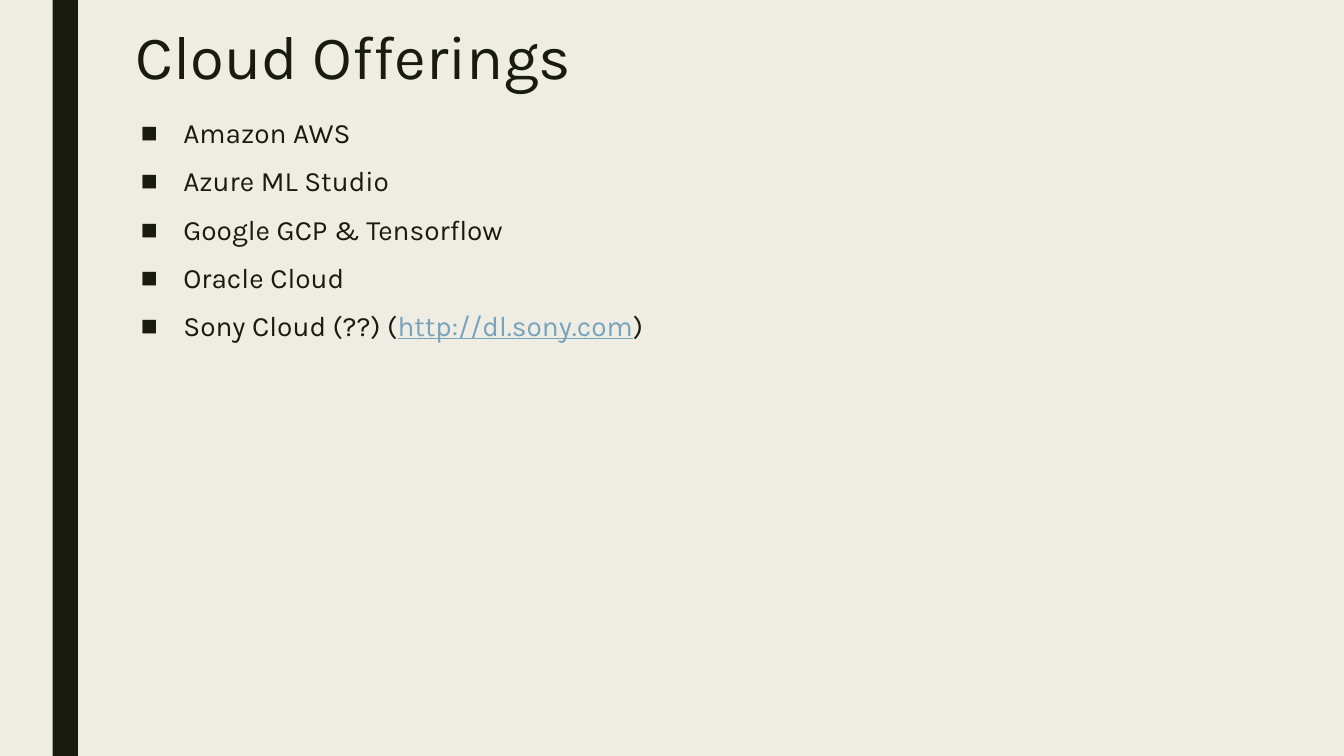
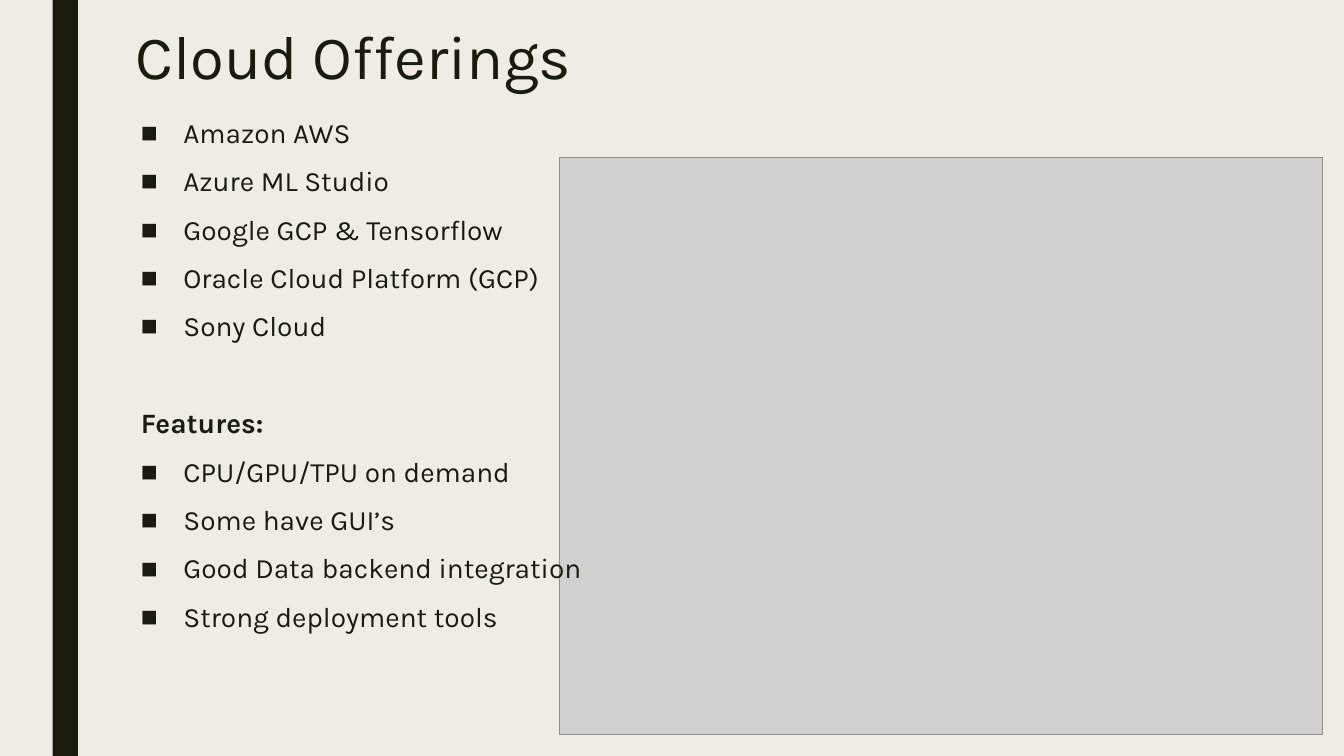
Before and after one commit to dougfoo/machineLearning, a slide deck: slide 20 of talks/MachineLearning101.pptx (slide 19 before the commit). Drawn at 1344x756 pixels with LibreOffice and Linux fonts; fonts in the diff are those of the drawing; grey boxes stand for pictures. Boxes give left, top, right and bottom in pixels: in the first picture for what was removed or moved away, otherwise in the second. Text is boxed around its words. In the diff, an @@ line names an element or a change of style, - is before the commit and + after.

```diff
--- a/talks/MachineLearning101.pptx
+++ b/talks/MachineLearning101.pptx
@@ picture added at [560, 157, 1323, 735] @@
@@ text at [141, 268, 582, 634]: text changed @@
-■ Oracle Cloud
-■ Sony Cloud (??) (http://dl.sony.com)
+■ Oracle Cloud Platform (GCP)
+■ Sony Cloud
+Features:
+■ CPU/GPU/TPU on demand
+■ Some have GUI’s
+■ Good Data backend integration
+■ Strong deployment tools
```
Also in this commit, not shown: 11 other slides changed, 5 slides added, 4 slides removed.
